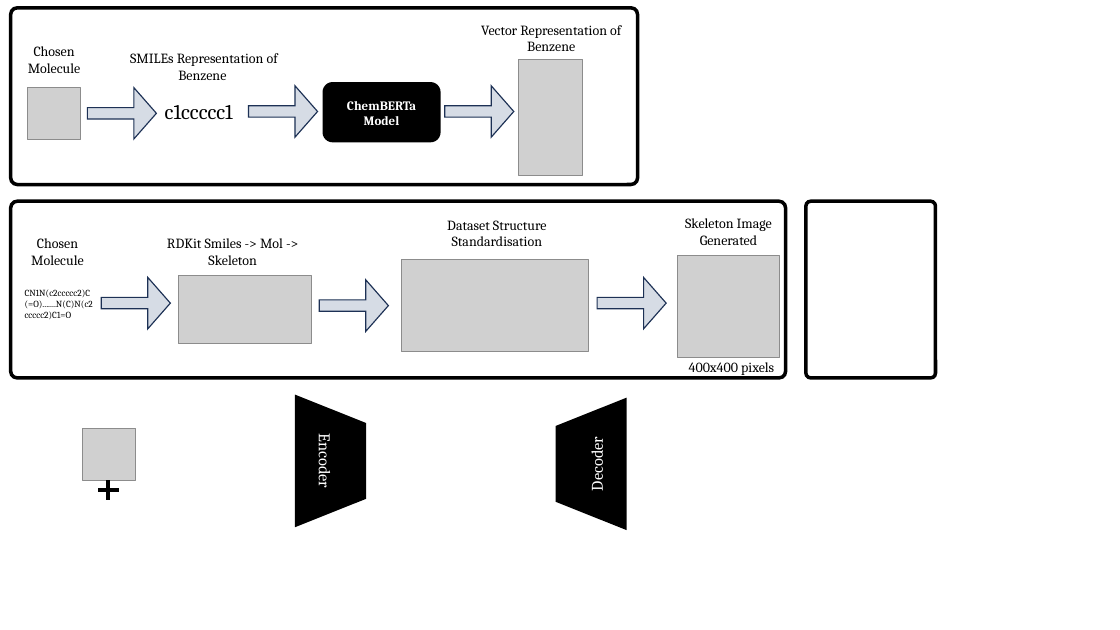
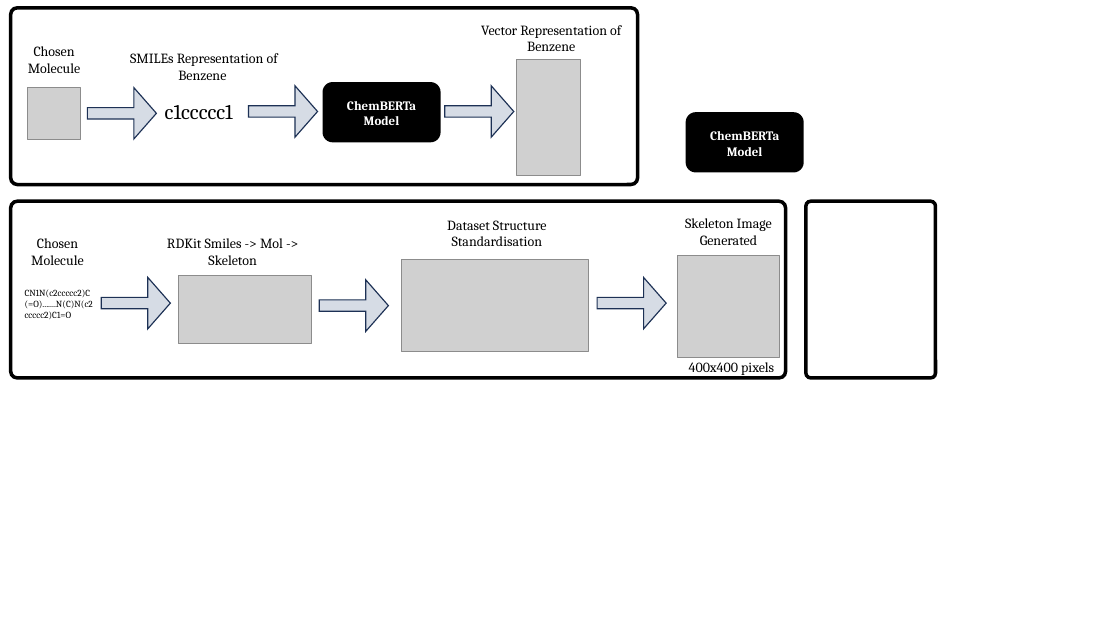
Before and after one commit to DanielFlockhart/Molecular-Generation, a slide deck: slide 2 of docs/Architectures.pptx. Drawn at 1120x630 pixels with LibreOffice and Linux fonts; fonts in the diff are those of the drawing; grey boxes stand for pictures. Boxes give left, top, right and bottom in pixels: in the first picture for what was removed or moved away, otherwise in the second. Text is boxed around its words. In the diff, an @@ line names an element or a change of style, - is before the commit and + after.

```diff
--- a/docs/Architectures.pptx
+++ b/docs/Architectures.pptx
@@ rounded rectangle added at (686, 113, 804, 173), fill #000000 @@
@@ text added at (710, 131, 779, 156), 11 pt, text #FFFFFF, bold @@
+ChemBERTa Model
@@ trapezoid removed at (295, 394, 367, 527) @@
-Encoder
@@ trapezoid removed at (556, 398, 627, 531) @@
-Decoder
@@ picture removed at (82, 429, 136, 481) @@
@@ plus removed at (98, 481, 118, 500) @@
```
Also in this commit, not shown: 1 slide added, 18 other files.
